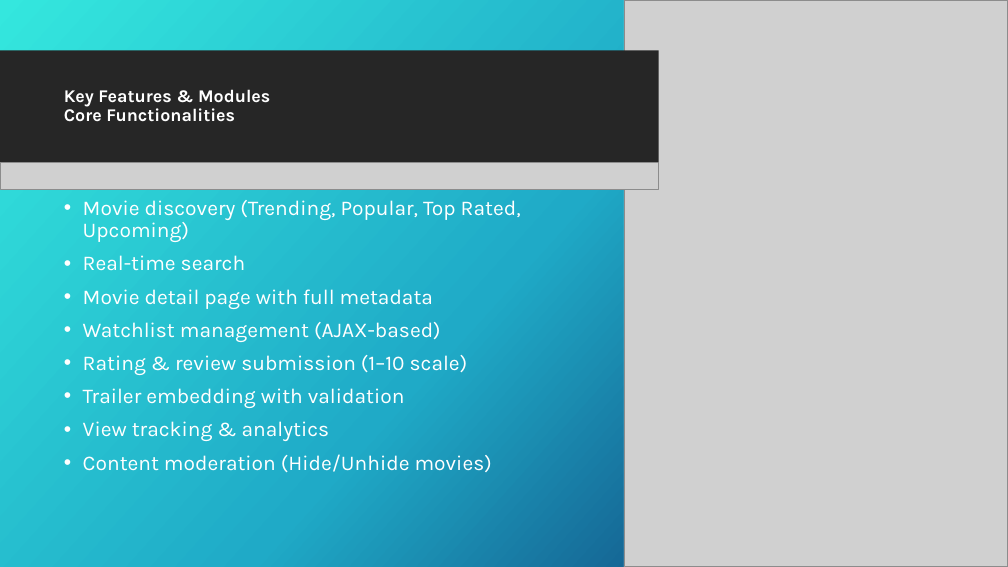
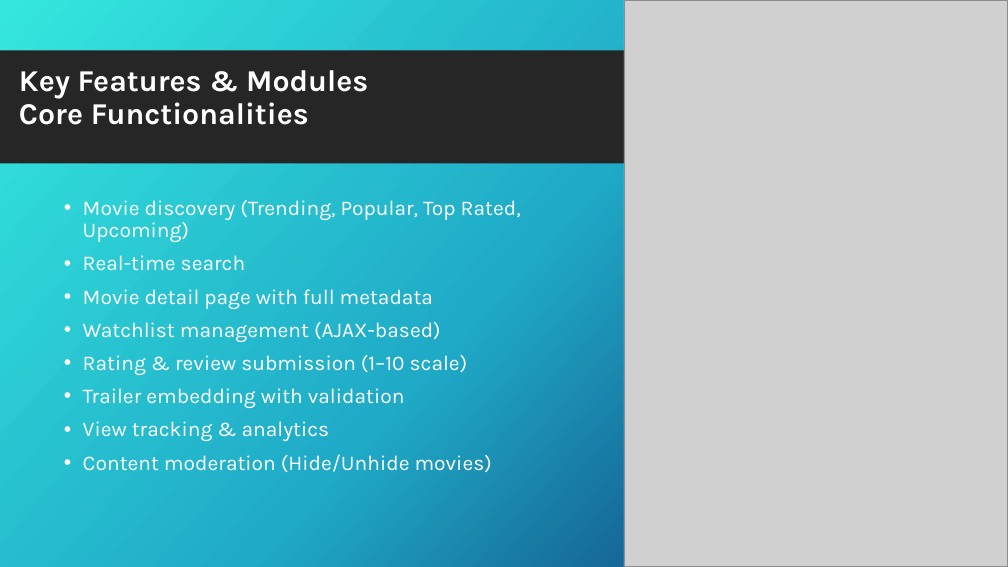
Before and after one commit to Akhandbhadouria/streaming-platforms-, a slide deck: slide 11 of PPTdjango.pptx (slide 12 before the commit). Drawn at 1008x567 pixels with LibreOffice and Linux fonts; fonts in the diff are those of the drawing; grey boxes stand for pictures; background and template pictures are left out. Boxes give left, top, right and bottom in pixels: in the first picture for what was removed or moved away, otherwise in the second. Text is boxed around its words. In the diff, an @@ line names an element or a change of style, - is before the commit and + after.

```diff
--- a/PPTdjango.pptx
+++ b/PPTdjango.pptx
@@ rectangle removed at bbox=[0, 0, 1008, 567] @@
@@ rectangle removed at bbox=[0, 51, 659, 164] @@
@@ title "Key Features & Modules Core ...": place and size @@
-title "Key Features & Modules Core ..." at bbox=[64, 89, 270, 122]
+title "Key Features & Modules Core ..." at bbox=[19, 70, 368, 125]
@@ title "Key Features & Modules Core ..." at bbox=[19, 70, 368, 125]: size 17 to 28.8 pt @@
@@ picture removed at bbox=[0, 163, 659, 189] @@
```
Also in this commit, not shown: 15 other slides changed, 1 slide removed.
